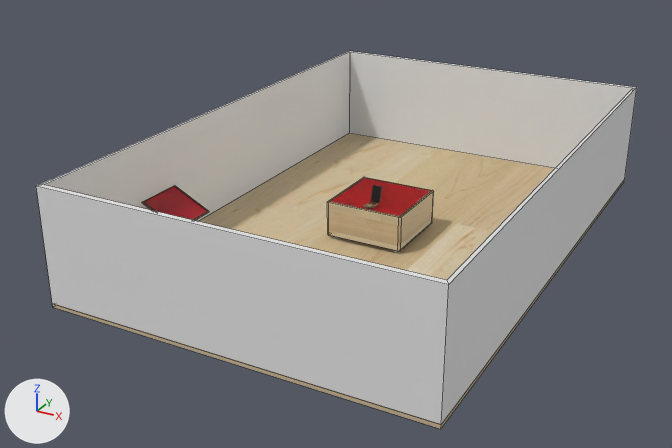
The Blender file Model_Final.blend, before and after one commit.
One viewpoint serves both versions: a 50 mm camera at (10.36, -21.41, 10.75) aimed at (-0.78, -1.16, 0.63). Every picture has the same lights, and +X, +Y and +Z are marked at lower left. Mesh edges are drawn as thin lines on the coarser meshes.

The scene before the commit, as lines of its bpy script (objects in view):
```python
me_cube = bpy.data.meshes.new('Cube')
me_cube.from_pydata(...)  # 16 vertices, 20 faces; spans x -1.0..1.0, y -1.0..1.0, z -1.0..1.0
me_cube.materials.append(mat_material)  # its picture is missing
me_cube_001 = bpy.data.meshes.new('Cube.001')
me_cube_001.from_pydata(...)  # a box spanning x -1.0..1.0, y -1.0..1.0, z -1.0..1.0
me_cube_001.materials.append(mat_floor)
me_cube_002 = bpy.data.meshes.new('Cube.002')
me_cube_002.from_pydata(...)  # a box spanning x -1.0..1.0, y -1.0..1.0, z -1.0..1.0
ob_floor = bpy.data.objects.new('Floor', me_cube_001)
ob_floor.location = (0.0, 0.0, 0.05)
ob_floor.scale = (5.0, 7.5, 0.05)
ob_roof = bpy.data.objects.new('Roof', me_cube_002)
ob_roof.location = (0.0, 0.0, 3.15)
ob_roof.scale = (5.0, 7.5, 0.05)
ob_roof.hide_set(True)
ob_wall = bpy.data.objects.new('Wall', me_cube)
ob_wall.location = (0.0, 0.0, 1.6)
ob_wall.scale = (5.0, 7.5, 1.5)
# also in view: 'Tu_to_khong_kinh' at (0.0, 0.0, 0.69); 'Mat' at (-4.31, -3.51, 1.27)
```
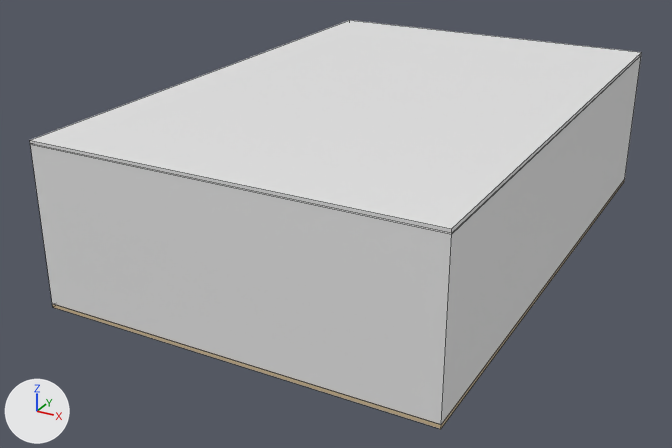
Where the change shows, as pixel boxes (x1, y1, x2, y2) in the pictures (672 x 448 px):
'Wall', moved, rescaled
    before: (36, 51, 637, 424)
    after: (30, 56, 641, 424)
'Roof', shown
    after: (30, 20, 642, 233)
'Floor', unchanged, covered by the edit
    before: (52, 133, 625, 429)
    after: (52, 179, 625, 429)
'Tu_to_khong_kinh', unchanged, covered by the edit
    before: (327, 177, 434, 251)
'Mat', unchanged, covered by the edit
    before: (142, 185, 209, 220)

What changed in the scene script:
```text
Change ob_wall:
    ob_wall.location: (0.0, 0.0, 1.6) -> (0.0, 0.0, 2.1)
    ob_wall.scale: (5.0, 7.5, 1.5) -> (5.0, 7.5, 2.0)
Change ob_roof:
    ob_roof.location: (0.0, 0.0, 3.15) -> (0.0, 0.0, 4.14)
    remove ob_roof.hide_set(True)
```
